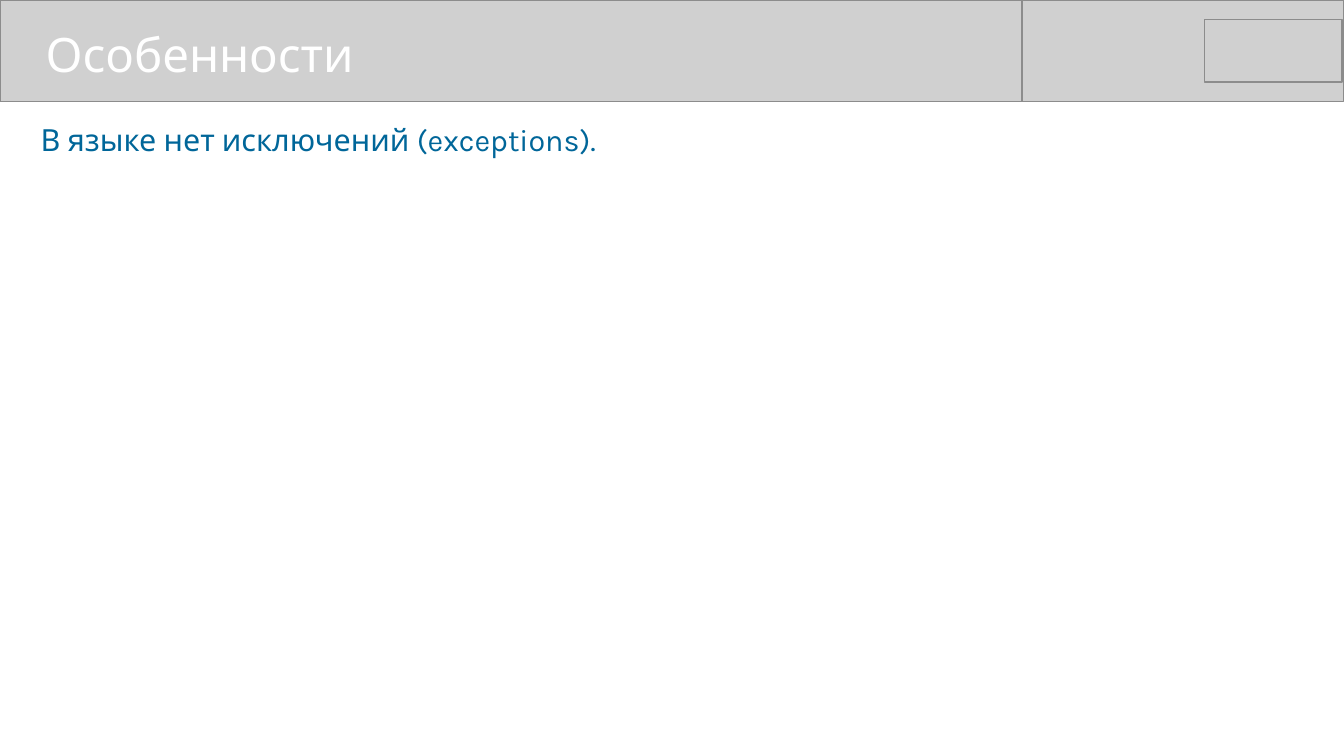
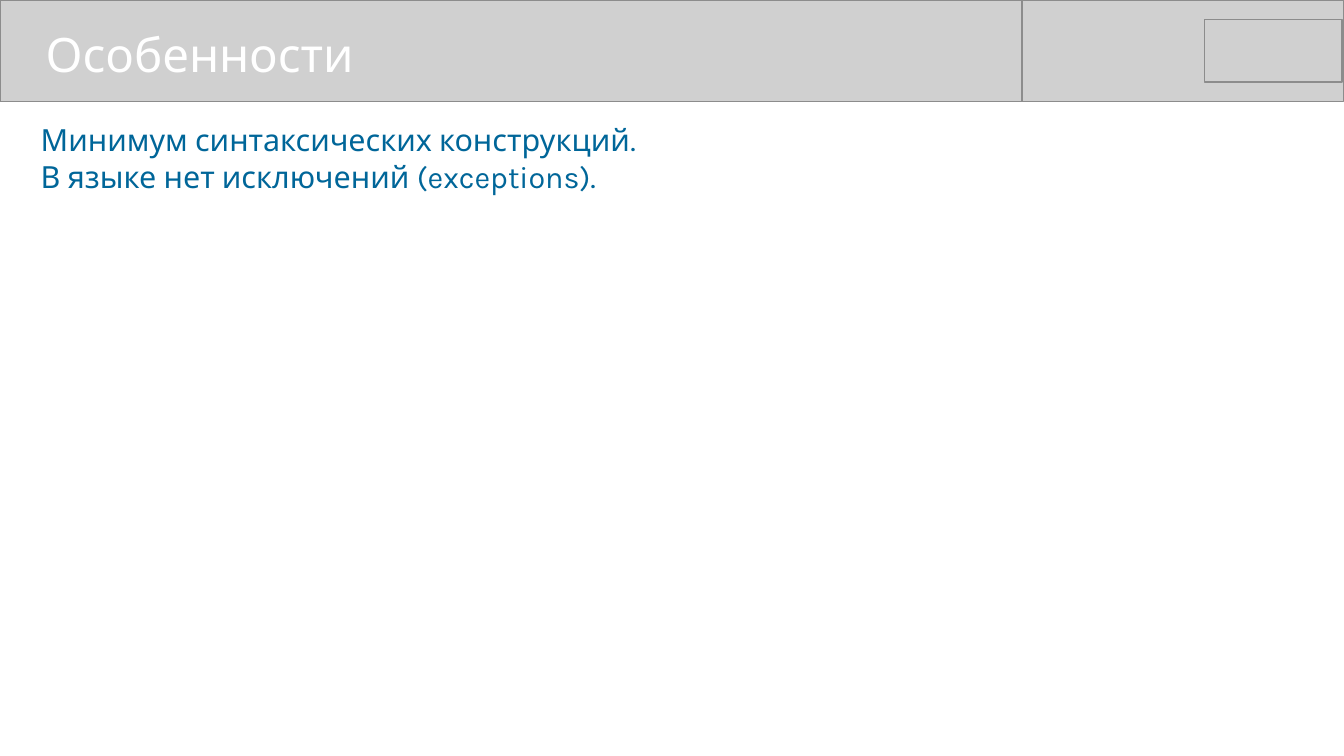
Before and after one commit to mike-shock/Go_language, a slide deck: slide 9 of Go_Intro.odp (slide 7 before the commit). Drawn at 1344x756 pixels with LibreOffice and Linux fonts; fonts in the diff are those of the drawing; grey boxes stand for pictures. Boxes give left, top, right and bottom in pixels: in the first picture for what was removed or moved away, otherwise in the second. Text is boxed around its words. In the diff, an @@ line names an element or a change of style, - is before the commit and + after.

```diff
--- a/Go_Intro.odp
+++ b/Go_Intro.odp
@@ text at [41,128,630,159]: paragraph added @@
+Минимум синтаксических конструкций.
```
Also in this commit, not shown: 4 other slides changed, 2 slides added.
